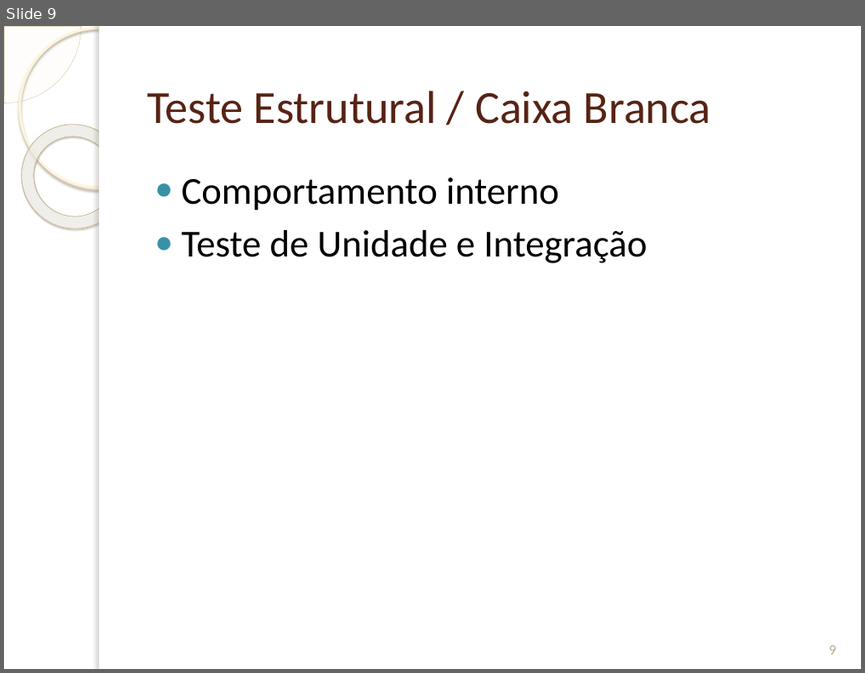
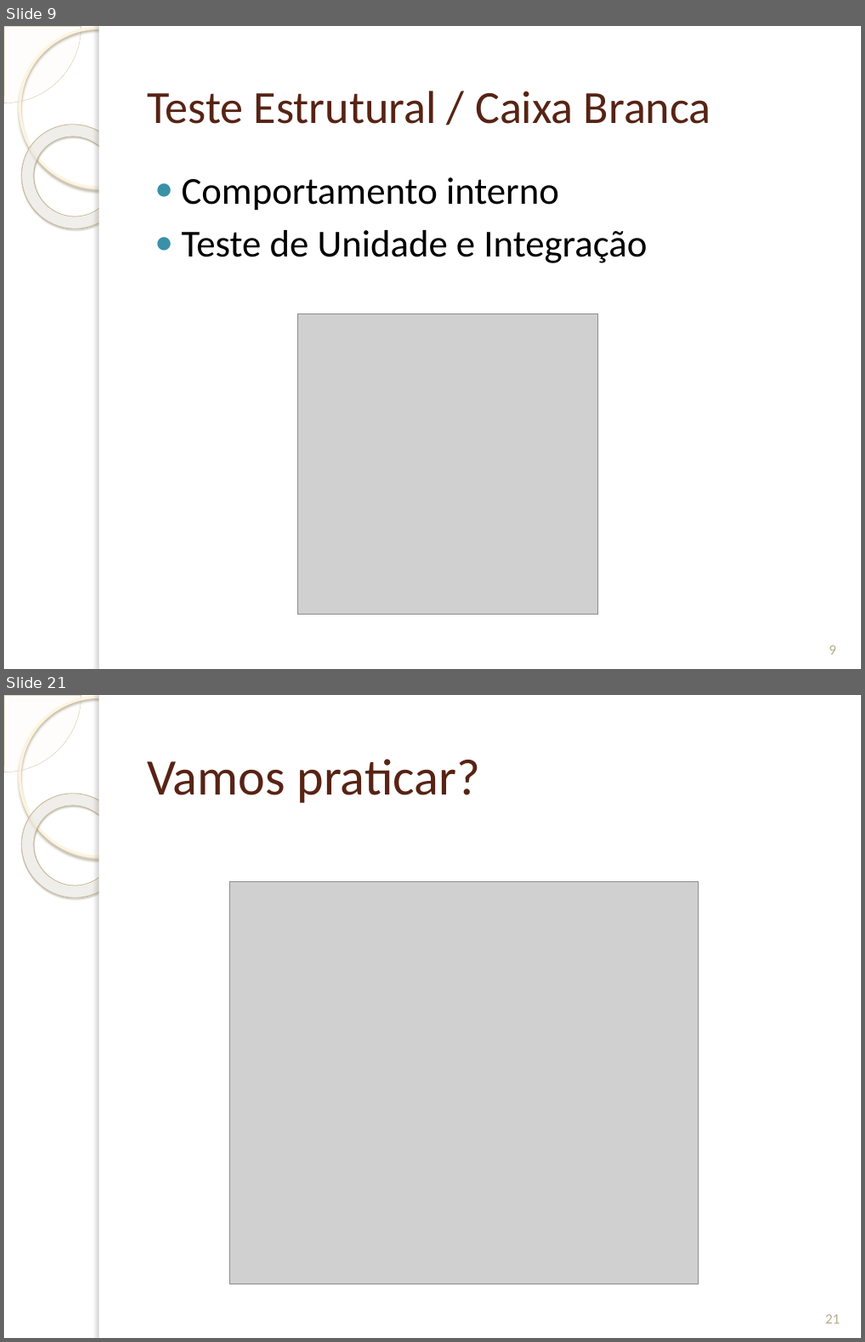
Before and after one commit to GilsonFonseca/TrabEngCompGrupo1, a slide deck: Trab Eng Software/Projeto sobre Testes/Teste de Software apoiado por ferramentas livres.pptx. Shown one above the other, each under a label of ours: slide 9 before the commit, slides 9 and 21 after it; the slides between them are not shown. The pictures are 865x673 and 865x1342 pixels, drawn with LibreOffice and Linux fonts; fonts in the diff are those of the drawing; grey boxes stand for pictures; background and template pictures are left out. Boxes give left, top, right and bottom in pixels: in the first picture for what was removed or moved away, otherwise in the second. Text is boxed around its words. In the diff, an @@ line names an element or a change of style, - is before the commit and + after.

```diff
--- a/Trab Eng Software/Projeto sobre Testes/Teste de Software apoiado por ferramentas livres.pptx
+++ b/Trab Eng Software/Projeto sobre Testes/Teste de Software apoiado por ferramentas livres.pptx
@@ slide 21 added at <box>4,695,861,1338</box>, background picture (left out); not listed: 5 template elements that a slide beside it also shows @@
@@ title added at <box>147,759,481,803</box>, 43 pt, text #572314 @@
+Vamos praticar?
@@ picture added at <box>230,882,698,1283</box> @@
@@ page number added at <box>825,1314,840,1323</box>, 12 pt, text #B6A98A @@
+21
@@ slide 9 changed as well @@
@@ picture added at <box>298,314,599,614</box> @@
```
Also in this commit, not shown: 1 other slide changed, 13 other slides added.
